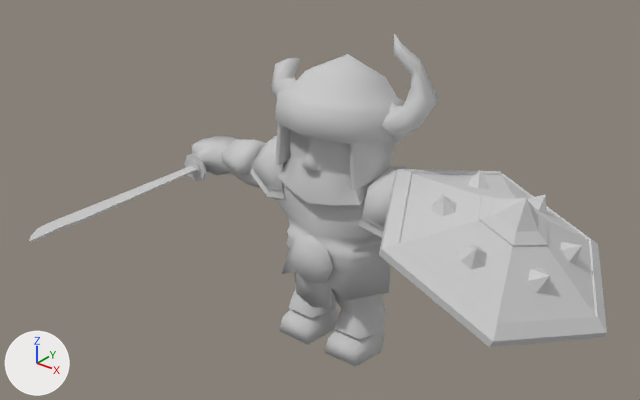
What one commit did to the FBX model Game/Assets/modelData/player1fbx.fbx.
The view is the same before and after, from a 50 mm lens placed at (5.68, -7.46, 6.41), pointed at (0.34, -0.77, 2.27). Arrows for +X, +Y and +Z are at lower left; the lights stay in place. Where no turn or scale is listed for an object, it has been applied to the vertices.

Before the edit, the objects in view are built like this:
```python
me_mesh = bpy.data.meshes.new('Mesh')
me_mesh.from_pydata(...)  # 592 vertices, 1022 faces; spans x -2.31..2.31, y -0.74..0.81, z 0.01..3.93
me_mesh.materials.append(mat_material__25)  # its picture is missing
me_mesh_001 = bpy.data.meshes.new('Mesh.001')
me_mesh_001.from_pydata(...)  # 116 vertices, 211 faces; spans x -0.19..0.19, y -2.78..0.35, z -0.19..0.19
me_mesh_001.materials.append(mat_02___default)  # its picture is missing
me_mesh_002 = bpy.data.meshes.new('Mesh.002')
me_mesh_002.from_pydata(...)  # 125 vertices, 174 faces; spans x -10.7..10.7, y -32.9..32.9, z -38.0..38.0
me_mesh_002.materials.append(mat_02___default)  # its picture is missing
ob_barbarian_wyder = bpy.data.objects.new('Barbarian Wyder', me_mesh)
ob_barbarian_wyder.location = (0.0, 0.0, 0.0)
ob_shield3_2 = bpy.data.objects.new('Shield3_2', me_mesh_002)
ob_shield3_2.location = (2.183, 0.001, 2.24)
ob_shield3_2.rotation_euler = (0.0, -1.173, 0.0)  # degrees (0, -67, 0)
ob_shield3_2.scale = (0.0361, 0.0361, 0.0361)
ob_sword5_2 = bpy.data.objects.new('Sword5_2', me_mesh_001)
ob_sword5_2.location = (-2.048, -0.054, 1.841)
```
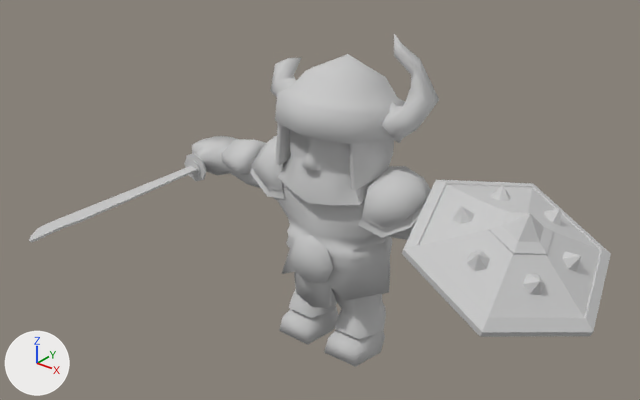
The change in detail:
Object 'Shield3_2' (ob_shield3_2) moves from (2.183, 0.001, 2.24) to (2.292, 0.001, 2.167).
Object 'Shield3_2' (ob_shield3_2) turns from (0, -67, 0) to (11, -67, -23) degrees about x, y and z.
Object 'Shield3_2' (ob_shield3_2) is rescaled from (0.0361, 0.0361, 0.0361) to (0.0305, 0.0305, 0.0305).

Pixel boxes (x1, y1, x2, y2) of what changed, in the pictures (640 x 400 px):
'Shield3_2', moved, turned, rescaled: before (379, 169, 607, 347); after (401, 180, 611, 337)
